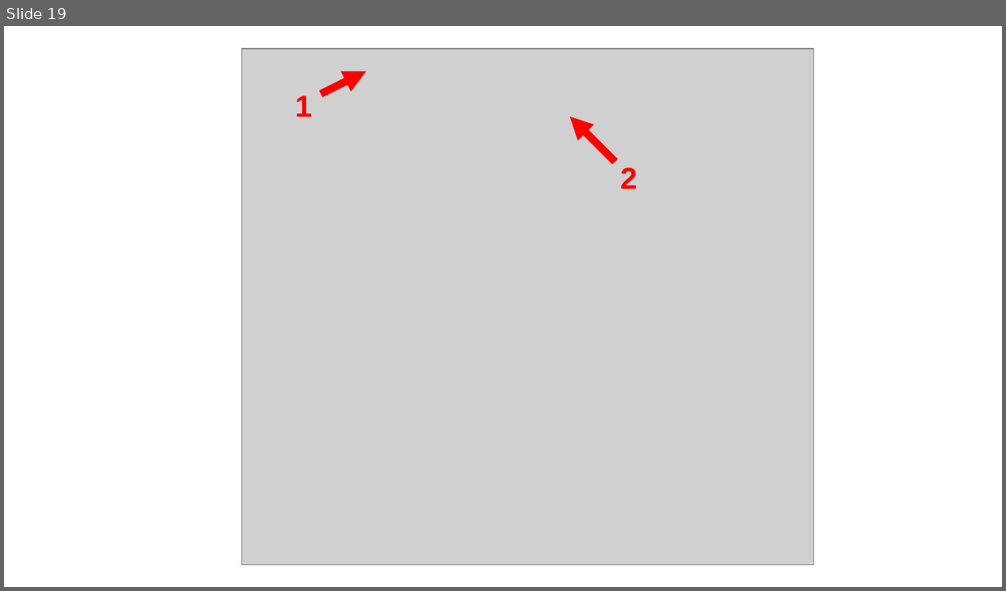
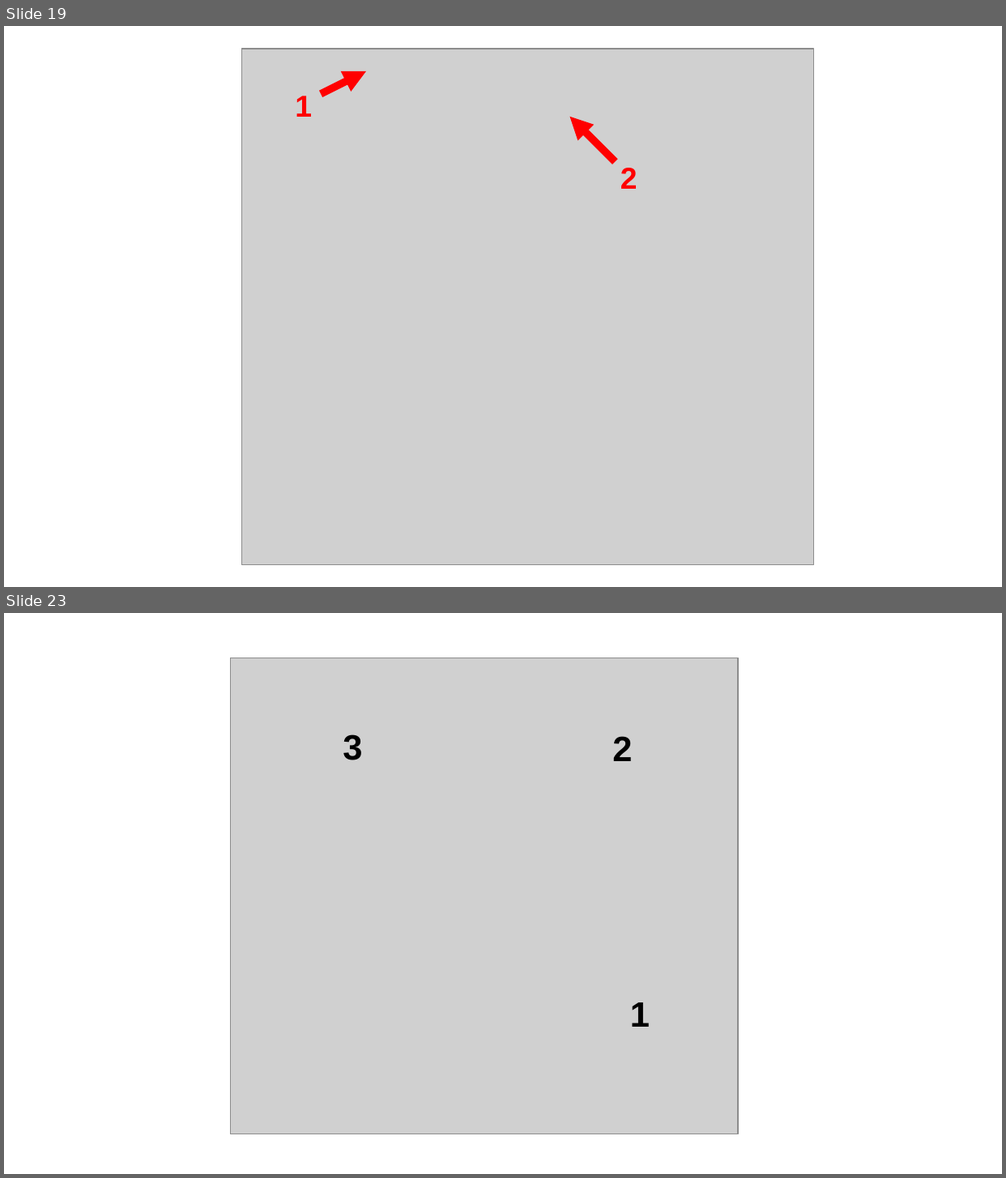
Before and after one commit to QuirkyCort/tutorials, a slide deck: assets/drawings.odp. Shown one above the other, each under a label of ours: slide 19 before the commit, slides 19 and 23 after it; the slides between them are not shown. The pictures are 1006x591 and 1006x1178 pixels, drawn with LibreOffice and Linux fonts; fonts in the diff are those of the drawing; grey boxes stand for pictures. Boxes give left, top, right and bottom in pixels: in the first picture for what was removed or moved away, otherwise in the second. Text is boxed around its words. In the diff, an @@ line names an element or a change of style, - is before the commit and + after.

```diff
--- a/assets/drawings.odp
+++ b/assets/drawings.odp
@@ slide 23 added at box(4, 613, 1002, 1174), background #FFFFFF @@
@@ picture added at box(230, 658, 739, 1135) @@
@@ text added at box(343, 735, 362, 760), 28 pt, text #000000, bold @@
+3
@@ text added at box(612, 736, 632, 761), 28 pt, text #000000, bold @@
+2
@@ text added at box(630, 1003, 650, 1027), 28 pt, text #000000, bold @@
+1
```
Also in this commit, not shown: 4 other slides added, 42 other files.
